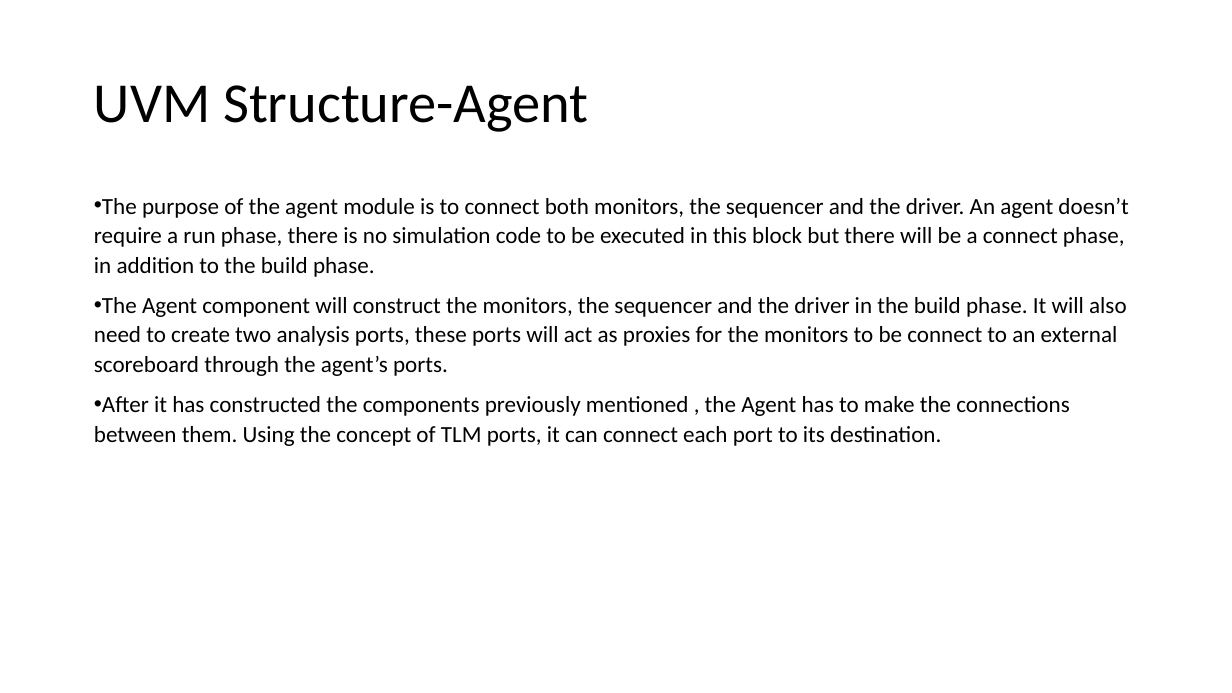
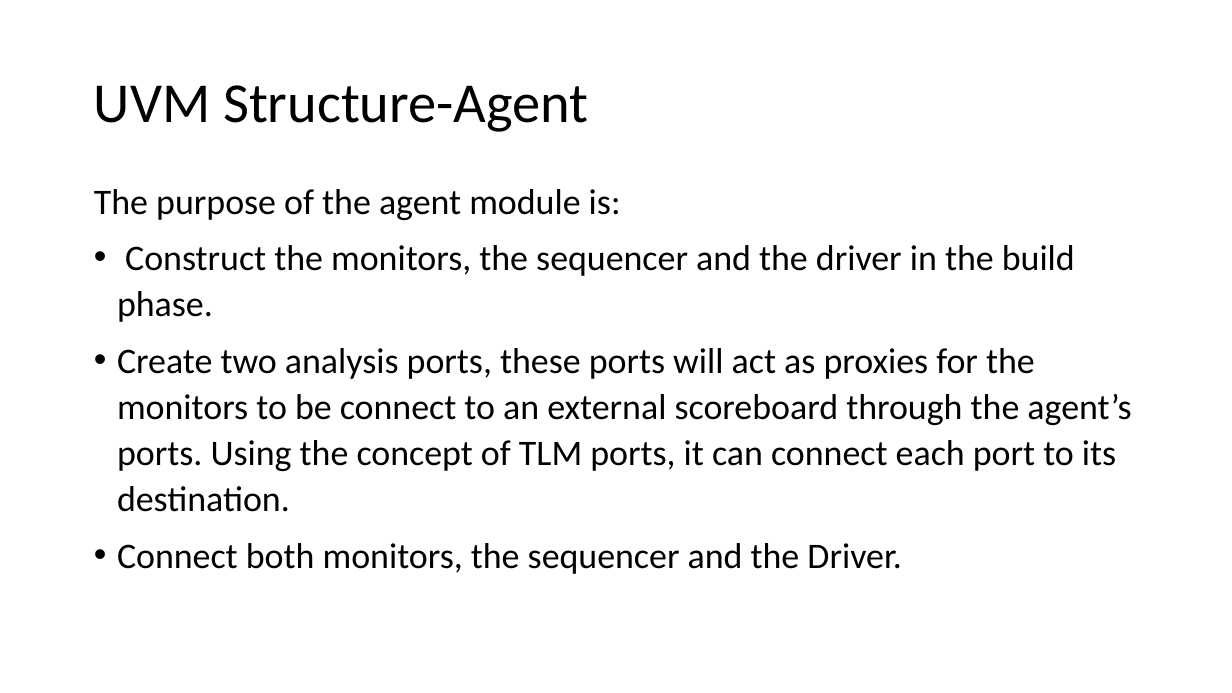
Before and after one commit to liotahuf/UVM_project, a slide deck: slide 10 of Final presentation.pptx. Drawn at 1232x693 pixels with LibreOffice and Linux fonts; fonts in the diff are those of the drawing. Boxes give left, top, right and bottom in pixels: in the first picture for what was removed or moved away, otherwise in the second. Text is boxed around its words. In the diff, an @@ line names an element or a change of style, - is before the commit and + after.

```diff
--- a/Final presentation.pptx
+++ b/Final presentation.pptx
@@ text at box(94, 189, 1131, 574): text changed; size 18 to 28 pt @@
-• The purpose of the agent module is to connect both monitors, the sequencer and the driver. An agent doesn’t require a run phase, there is no simulation code to be executed in this block but there will be a connect phase, in addition to the build phase.
-• The Agent component will construct the monitors, the sequencer and the driver in the build phase. It will also need to create two analysis ports, these ports will act as proxies for the monitors to be connect to an external scoreboard through the agent’s ports.
-• After it has constructed the components previously mentioned , the Agent has to make the connections between them. Using the concept of TLM ports, it can connect each port to its destination.
+The purpose of the agent module is:
+• Construct the monitors, the sequencer and the driver in the build phase.
+• Create two analysis ports, these ports will act as proxies for the monitors to be connect to an external scoreboard through the agent’s ports. Using the concept of TLM ports, it can connect each port to its destination.
+• Connect both monitors, the sequencer and the Driver.
```
Also in this commit, not shown: 6 other slides changed.
